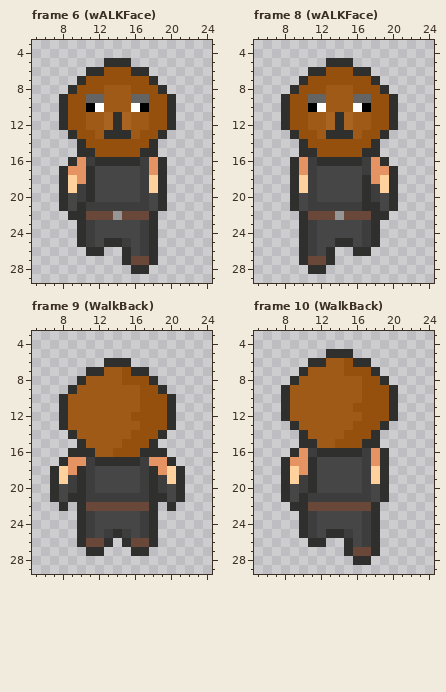
Pixel-art file -- Sprites Sisi/Rat.aseprite. That is the earlier state.
32x32 pixels, 20 frames. Colours within 5 levels of each other are drawn and written as one. Shown: frame 6 (wALKFace): x 5..24, y 3..29; frame 8 (wALKFace): x 5..24, y 3..29; frame 9 (WalkBack): x 5..24, y 3..29; frame 10 (WalkBack): x 5..24, y 3..29. The commit also changed other frames, which this record leaves out.
New version:
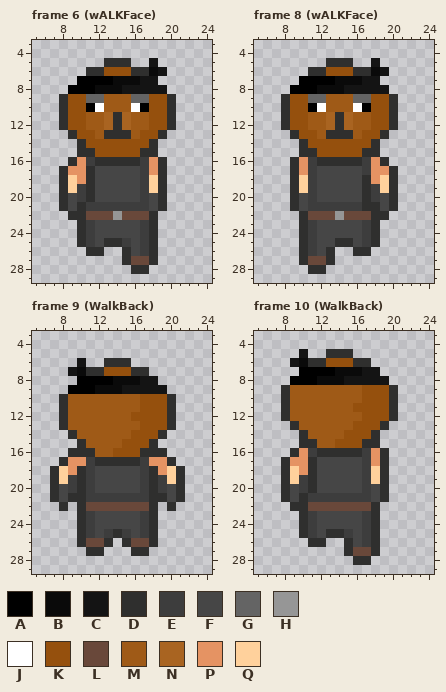
Palette (. is transparent): A #000000  B #0a0a0a  C #141414  D #2f2f2e  E #3d3d3d  F #464646  G #646464  H #969696  J #ffffff  K #95500d  L #69483a  M #9f5a17  N #a96421  P #e59363  Q #ffd19c
The exact change:
--- frame 6 (wALKFace)
@@ x 5..24 @@
  4 ....................
- 5 ........DDD.........
- 6 ......DDKKKDD.......
- 7 .....DKKKKKKKD......
- 8 ....DKKKMMMKKKD.....
+ 5 ........DDD..C......
+ 6 ......DDKKKDDBC.....
+ 7 .....AAAABBBCC......
+ 8 ....AAABBBCCCCC.....
  9 ...DKKGGMMMGGKKD....
--- frame 8 (wALKFace): the same change as frame 6 (wALKFace)
--- frame 9 (WalkBack)
@@ x 5..24 @@
  5 ....................
- 6 ........DDD.........
- 7 ......DDMMKDD.......
- 8 .....DMMMMKKKD......
- 9 ....DMMMMMMMKKD.....
+ 6 .....C..DDD.........
+ 7 ....CBDDKKKDD.......
+ 8 .....AAAABBBCC......
+ 9 ....AAABBBCCCCC.....
 10 ...DMMMMMMMMKKKD....
--- frame 10 (WalkBack)
@@ x 5..24 @@
  4 ....................
- 5 ........DDD.........
- 6 ......DDMMKDD.......
- 7 .....DMMMMKKKD......
- 8 ....DMMMMMMMKKD.....
+ 5 .....C..DDD.........
+ 6 ....CBDDKKKDD.......
+ 7 .....AAAABBBCC......
+ 8 ....AAABBBCCCCC.....
  9 ...DMMMMMMMMKKKD....
Pixel boxes of the changes (left, top, right, bottom) in both pictures:
changed: (68, 58, 167, 94)
changed: (290, 58, 389, 94)
changed: (68, 358, 167, 394)
changed: (290, 349, 389, 385)
